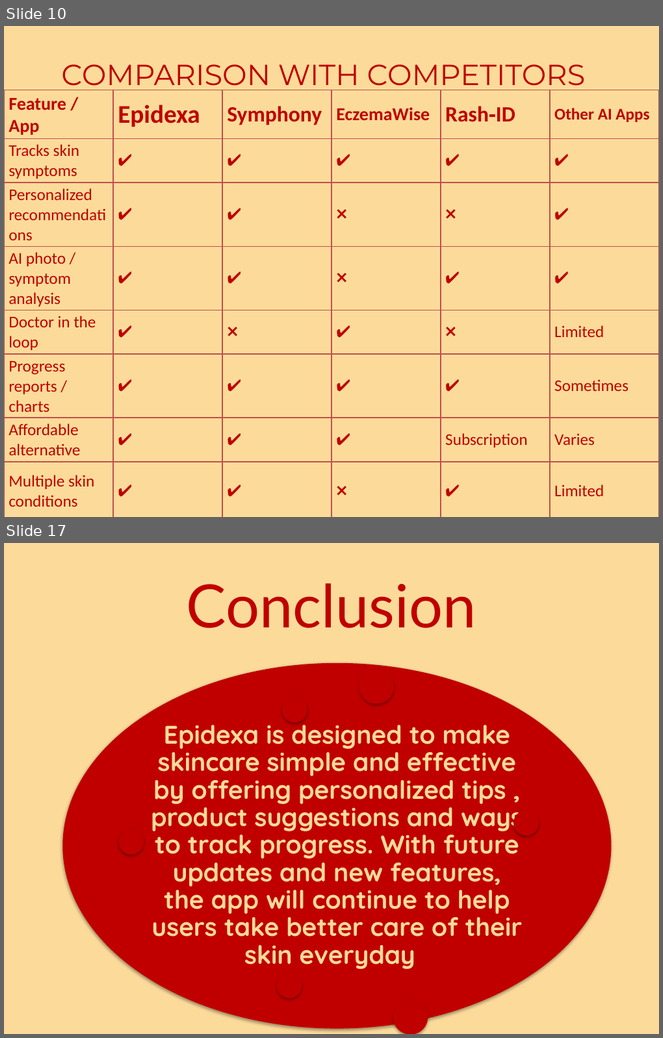
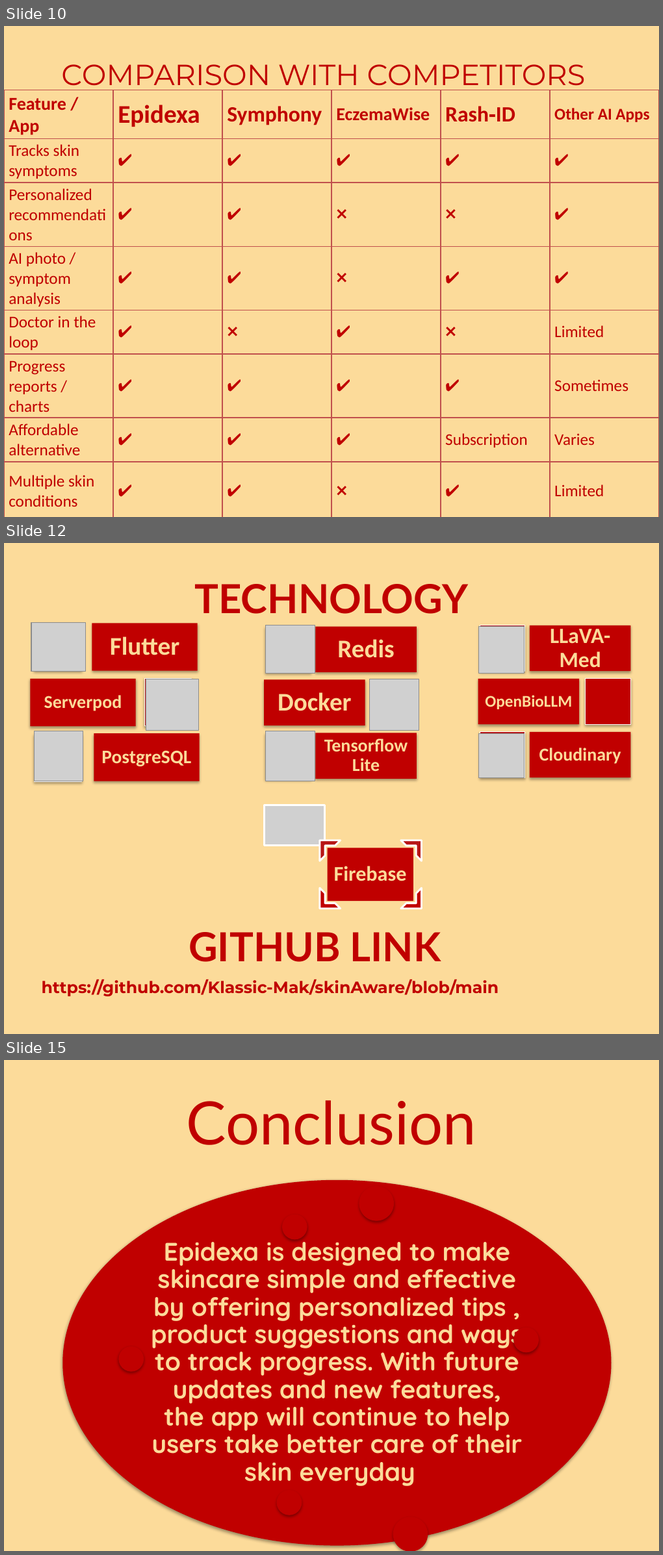
Before and after one commit to Klassic-Mak/epidexa, a slide deck: EPIDEXA.pptm. Shown one above the other, each under a label of ours: slides 10 and 17 before the commit, slides 10, 12 and 15 after it; the slides between them are not shown. The pictures are 663x1038 and 663x1555 pixels, drawn with LibreOffice and Linux fonts; fonts in the diff are those of the drawing; grey boxes stand for pictures. Boxes give left, top, right and bottom in pixels: in the first picture for what was removed or moved away, otherwise in the second. Text is boxed around its words. In the diff, an @@ line names an element or a change of style, - is before the commit and + after.

```diff
--- a/EPIDEXA.pptm
+++ b/EPIDEXA.pptm
@@ slide 12 added at [4,543,659,1034], background #FCDB9A @@
@@ text added at [195,584,468,614], 44 pt, text #C00000, bold @@
+TECHNOLOGY
@@ picture added at [31,622,86,672] @@
@@ picture added at [265,626,315,674] @@
@@ picture added at [479,627,525,674] @@
@@ picture added at [146,679,199,730] @@
@@ picture added at [369,679,419,730] @@
@@ group added at [30,623,199,782]: 6 rectangles, 3 texts @@
+Flutter
+Serverpod
+PostgreSQL
@@ picture added at [34,731,83,782] @@
@@ picture added at [265,731,315,782] @@
@@ group added at [264,626,417,779]: 6 rectangles, 3 texts @@
+Redis
+Docker
+TensorflowLite
@@ picture added at [479,733,525,778] @@
@@ group added at [478,626,631,778]: 6 rectangles, 3 texts @@
+LLaVA-Med
+OpenBioLLM
+Cloudinary
@@ group added at [264,805,422,909]: 4 half frames, 1 picture, 1 rectangle, 1 text @@
+Firebase
@@ text added at [189,932,441,962], 44 pt, text #C00000, bold @@
+GITHUB LINK
@@ text added at [42,979,499,997], 18 pt, text #C00000, bold @@
+https://github.com/Klassic-Mak/skinAware/blob/main
@@ what was slide 17 is now slide 15 @@
```
Also in this commit, not shown: 3 slides changed, 2 other slides added, 5 slides removed.
